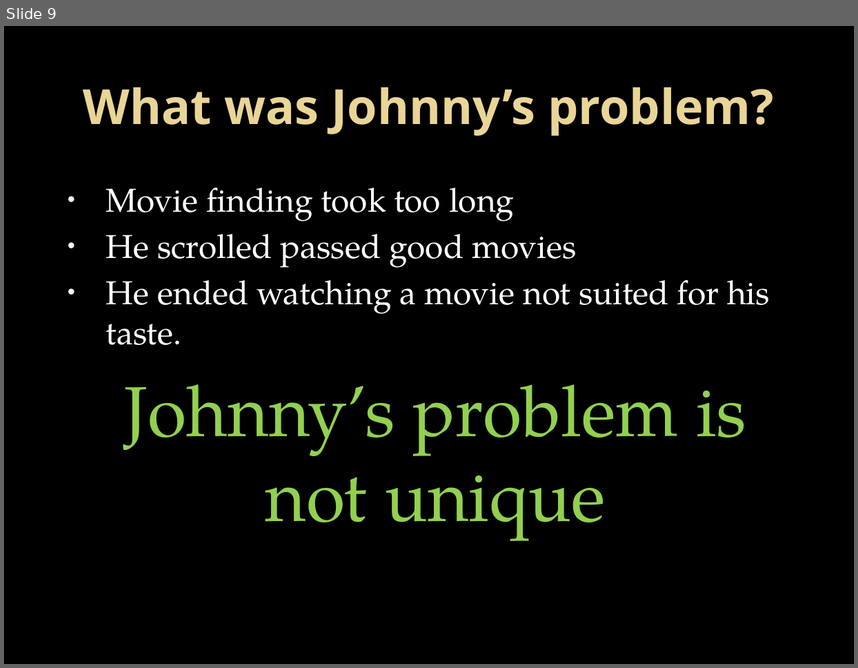
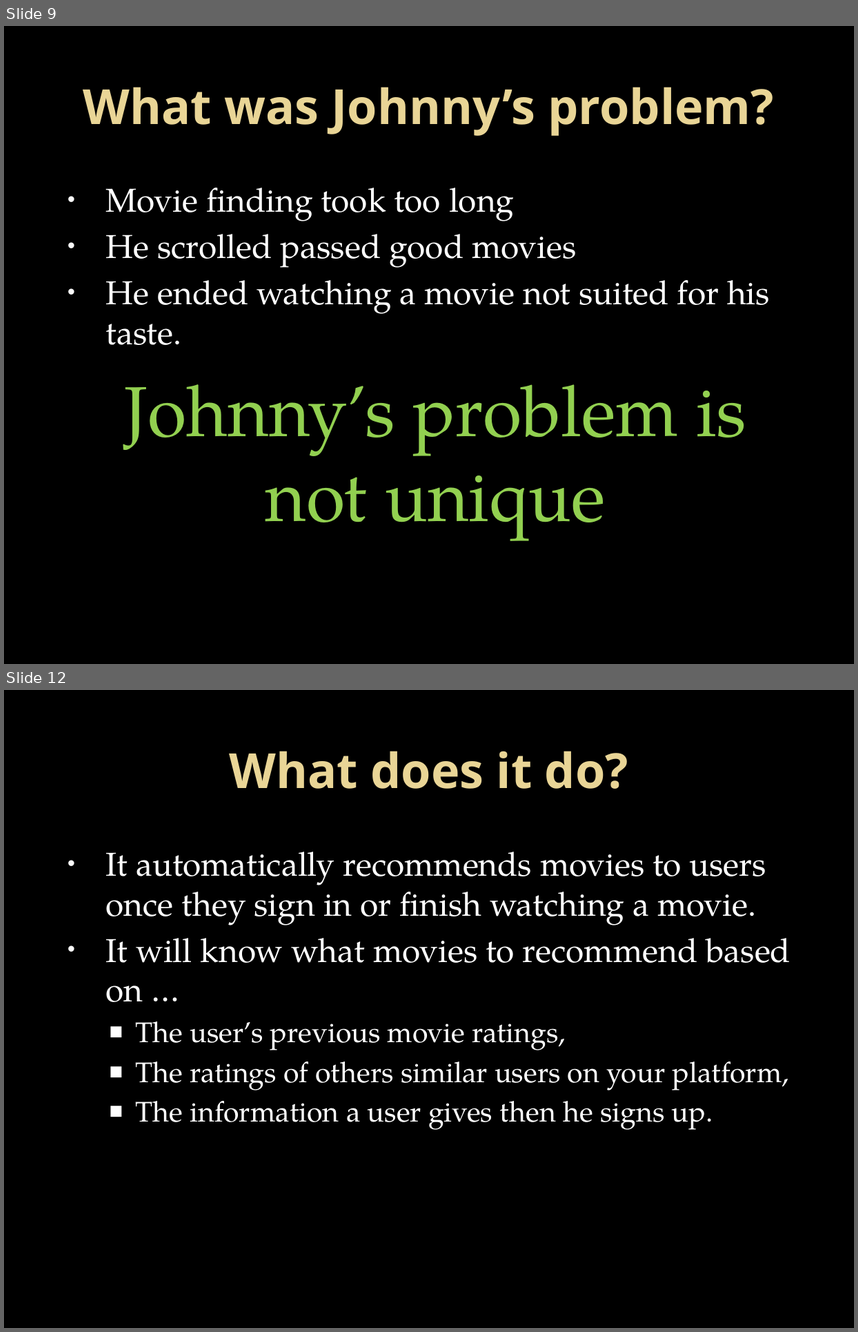
Before and after one commit to stanjaak123/Netflix-Recommender-using-Unsupervised-Machine-Learning-Clustering-, a slide deck: Presentation/Jacques slides.pptx. Shown one above the other, each under a label of ours: slide 9 before the commit, slides 9 and 12 after it; the slides between them are not shown. The pictures are 858x668 and 858x1332 pixels, drawn with LibreOffice and Linux fonts; fonts in the diff are those of the drawing; background and template pictures are left out. Boxes give left, top, right and bottom in pixels: in the first picture for what was removed or moved away, otherwise in the second. Text is boxed around its words. In the diff, an @@ line names an element or a change of style, - is before the commit and + after.

```diff
--- a/Presentation/Jacques slides.pptx
+++ b/Presentation/Jacques slides.pptx
@@ slide 12 added at [4, 690, 854, 1328], background picture (left out) @@
@@ title added at [229, 751, 628, 789], 41 pt, text gradient #EAD696 to #E7D081, bold @@
+What does it do?
@@ text added at [106, 851, 791, 1130], 28 pt, text #FFFFFF @@
+• It automatically recommends movies to users once they sign in or finish watching a movie.
+• It will know what movies to recommend based on …
+  ■ The user’s previous movie ratings,
+  ■ The ratings of others similar users on your platform,
+  ■ The information a user gives then he signs up.
```
Also in this commit, not shown: 1 slide changed, 4 other slides added, 1 other file.
